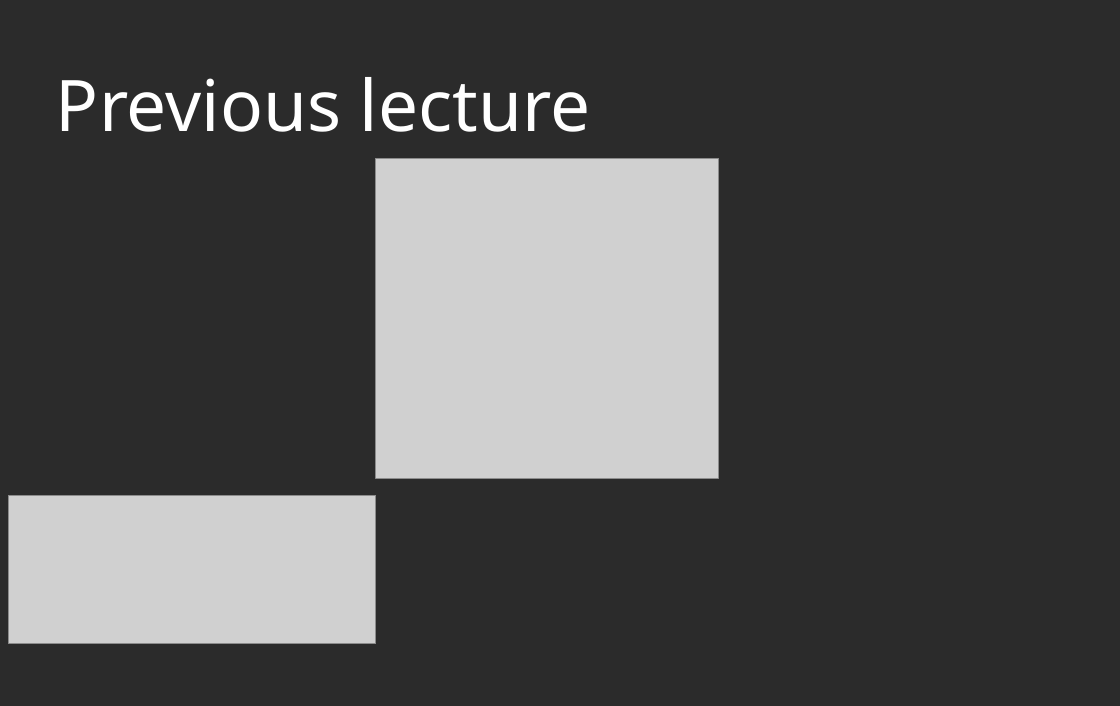
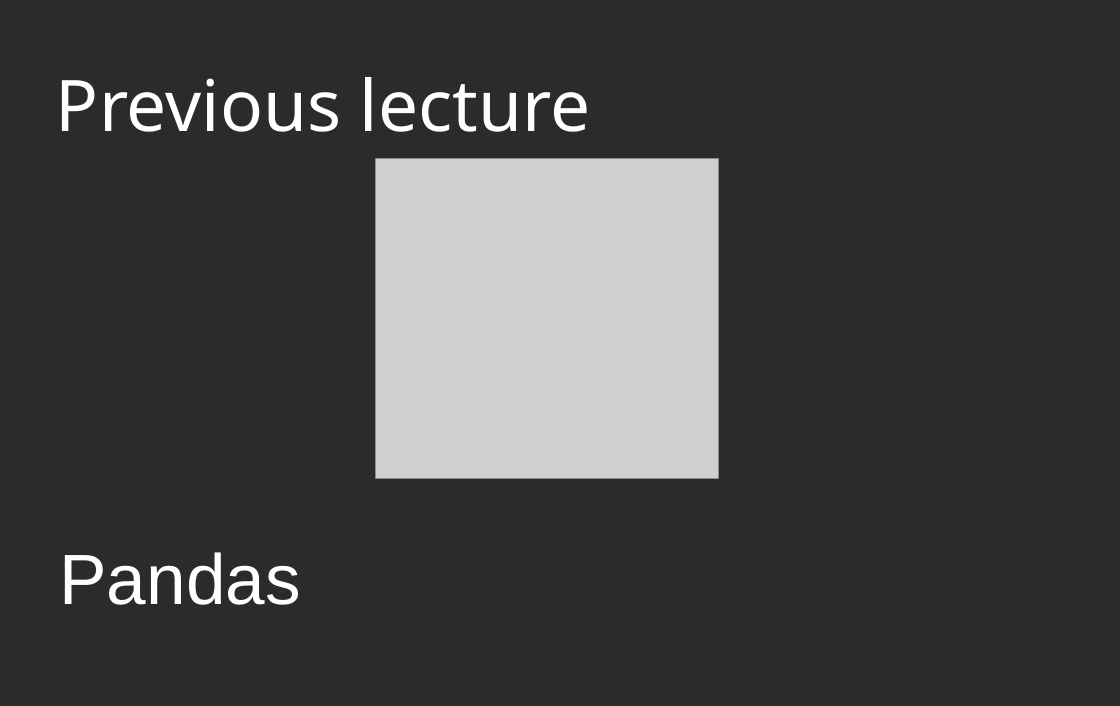
Before and after one commit to annalenalamprecht/CoTaPP, a slide deck: slide 3 of Lecture Notes/11 Regular Expressions presentation.odp. Drawn at 1120x706 pixels with LibreOffice and Linux fonts; fonts in the diff are those of the drawing; grey boxes stand for pictures; background and template pictures are left out; a plain dark background stands for a picture behind light text. Boxes give left, top, right and bottom in pixels: in the first picture for what was removed or moved away, otherwise in the second. Text is boxed around its words. In the diff, an @@ line names an element or a change of style, - is before the commit and + after.

```diff
--- a/Lecture Notes/11 Regular Expressions presentation.odp
+++ b/Lecture Notes/11 Regular Expressions presentation.odp
@@ picture removed at [9, 495, 376, 644] @@
@@ text added at [60, 552, 301, 605], 60 pt, text #FFFFFF @@
+Pandas
```
Also in this commit, not shown: 31 other slides changed, 4 slides removed, 2 other files.
